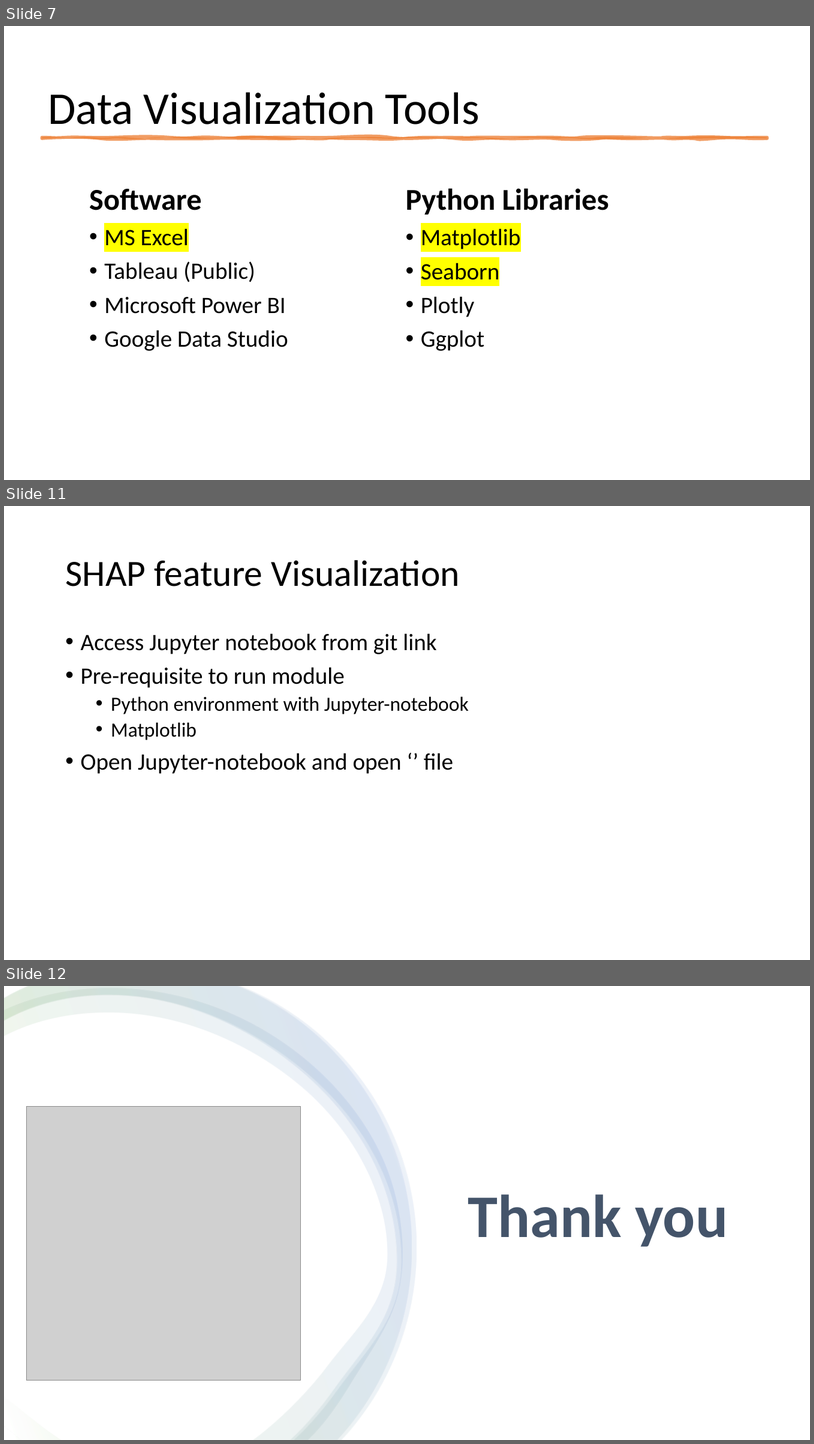
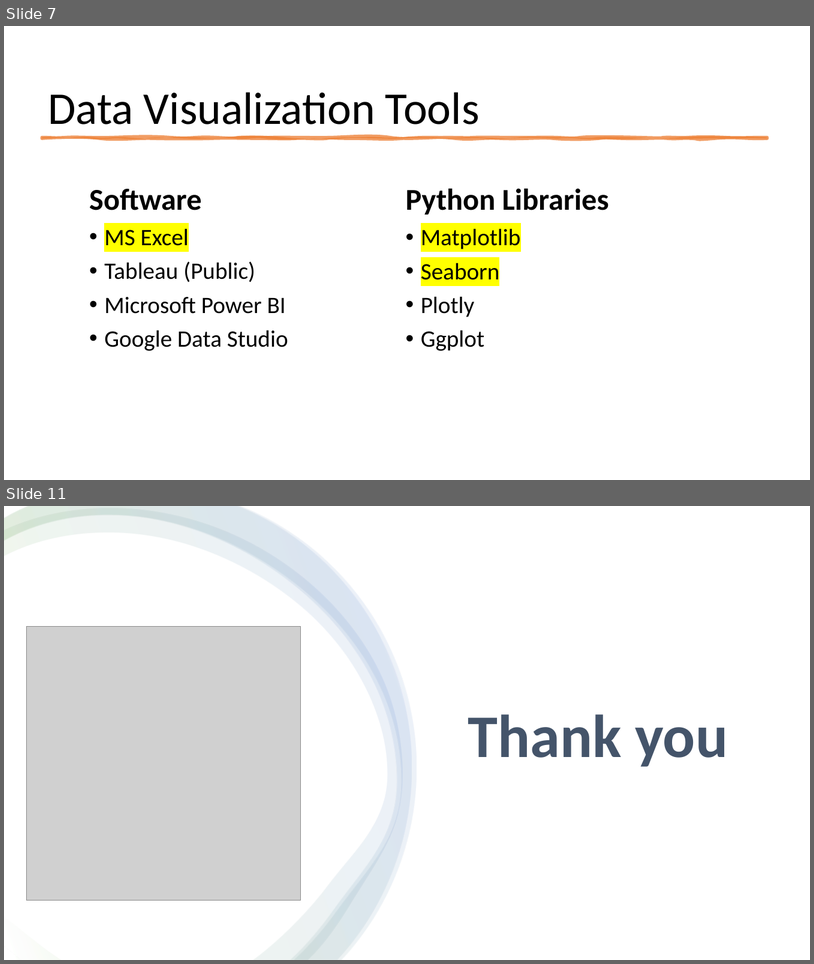
Before and after one commit to maulik438/data_visualization, a slide deck: ppt/data_visualization.pptx. Shown one above the other, each under a label of ours: slides 7, 11 and 12 before the commit, slides 7 and 11 after it; the slides between them are not shown. The pictures are 814x1444 and 814x964 pixels, drawn with LibreOffice and Linux fonts; fonts in the diff are those of the drawing; grey boxes stand for pictures. Boxes give left, top, right and bottom in pixels: in the first picture for what was removed or moved away, otherwise in the second. Text is boxed around its words. In the diff, an @@ line names an element or a change of style, - is before the commit and + after.

```diff
--- a/ppt/data_visualization.pptx
+++ b/ppt/data_visualization.pptx
@@ slide 11 removed at bbox=[4, 506, 810, 960], background #FFFFFF @@
@@ title removed at bbox=[65, 560, 460, 586] @@
-SHAP feature Visualization
@@ text removed at bbox=[81, 633, 469, 774] @@
-• Access Jupyter notebook from git link
-• Pre-requisite to run module
-  • Python environment with Jupyter-notebook
-  • Matplotlib
-• Open Jupyter-notebook and open ‘’ file
@@ what was slide 12 is now slide 11 @@
```
Also in this commit, not shown: 3 slides changed, 4 other slides removed.
